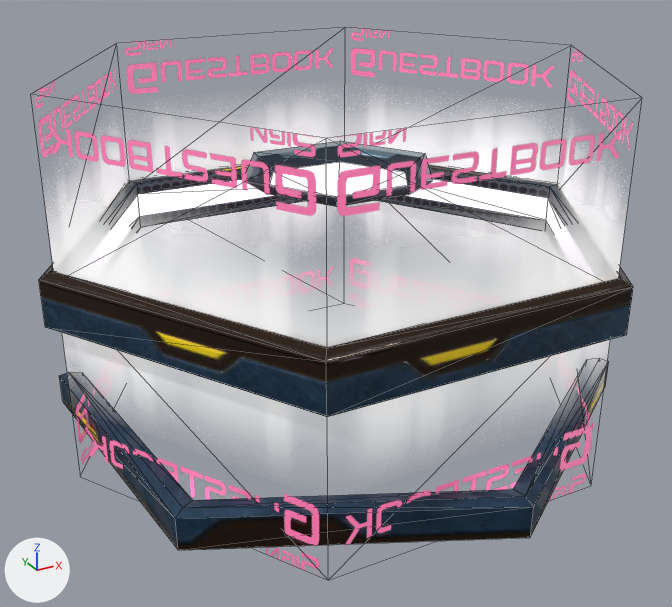
The glTF model ABM_UnityProject/External/ABM_01_Museum/unity_assets/entity14790.gltf, before and after one commit.
The view is the same before and after, from a 50 mm camera at (-10.26, -18.54, 6.02) aimed at (-0.46, -0.71, -2.89). The lights are fixed; the arrows at lower left show +X, +Y and +Z. Mesh edges are drawn as thin lines. Where no turn or scale is listed for an object, it has been applied to the vertices. Vertices at the same position are counted once.

The first picture shows 'node_Museum_Hex_Propeler_01_Gear_0', 'node_Museum_Hex_Propeler_01_Gear_2', 'node_Museum_Hex_Propeler_01_b (3)', 'node_Museum_Hex_Propeler_Fade'.
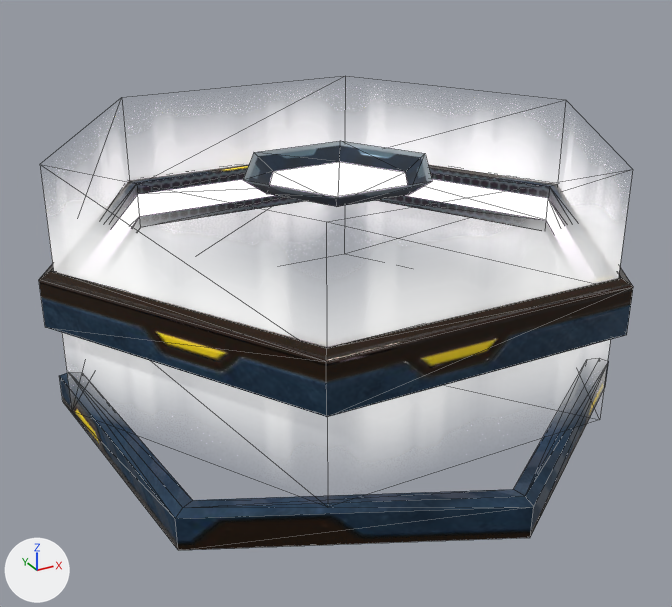
Location of each change, [x1, y1, x2, y2] in pixels of the pictures (672 x 607 px):
```json
{"object": "node_Museum_Hex_Propeler_Fade", "change": "reshaped", "before": [35, 28, 633, 576], "after": [50, 110, 622, 441]}
```

Scene script edits in JSON lines:
```json
{"block": "me_mesh_museum_hex_propeler_fade_10128museum_hex_propeler_fade", "where": "# used by ob_node_museum_hex_propeler_fade; location = (0.0, 0.0, 2.45)"}
{"op": "remove", "block": "me_mesh_museum_hex_propeler_fade_10128museum_hex_propeler_fade", "code": "me_mesh_museum_hex_propeler_fade_10128museum_hex_propeler_fade.from_pydata(...)  # 18 vertices, 24 faces; spans x -6.71..6.71, y -5.85..5.85, z -8.65..0.06"}
{"op": "add", "block": "me_mesh_museum_hex_propeler_fade_10128museum_hex_propeler_fade", "code": "me_mesh_museum_hex_propeler_fade_10128museum_hex_propeler_fade.from_pydata(...)  # 18 vertices, 24 faces; spans x -6.71..6.71, y -5.85..5.85, z -6.93..-1.32"}
{"block": "me_mesh_museum_hex_propeler_fade_10128museum_hex_propeler_fade", "change": "me_mesh_museum_hex_propeler_fade_10128museum_hex_propeler_fade part 1"}
{"block": "me_mesh_museum_hex_propeler_fade_10128museum_hex_propeler_fade", "change": "12 vertices are removed from x -6.71..6.71, y -5.85..5.85, z -8.65..0.06"}
{"block": "me_mesh_museum_hex_propeler_fade_10128museum_hex_propeler_fade", "change": "24 faces are deleted"}
{"block": "me_mesh_museum_hex_propeler_fade_10128museum_hex_propeler_fade", "change": "6 new vertices lie (0.0, 0.0, 2.51) away from vertices in x -6.71..6.71, y -5.85..5.85, z -3.83"}
{"block": "me_mesh_museum_hex_propeler_fade_10128museum_hex_propeler_fade", "change": "6 new vertices lie (0.0, 0.0, -3.1) away from vertices in x -6.71..6.71, y -5.85..5.85, z -3.83"}
{"block": "me_mesh_museum_hex_propeler_fade_10128museum_hex_propeler_fade", "change": "24 new faces join them"}
```
